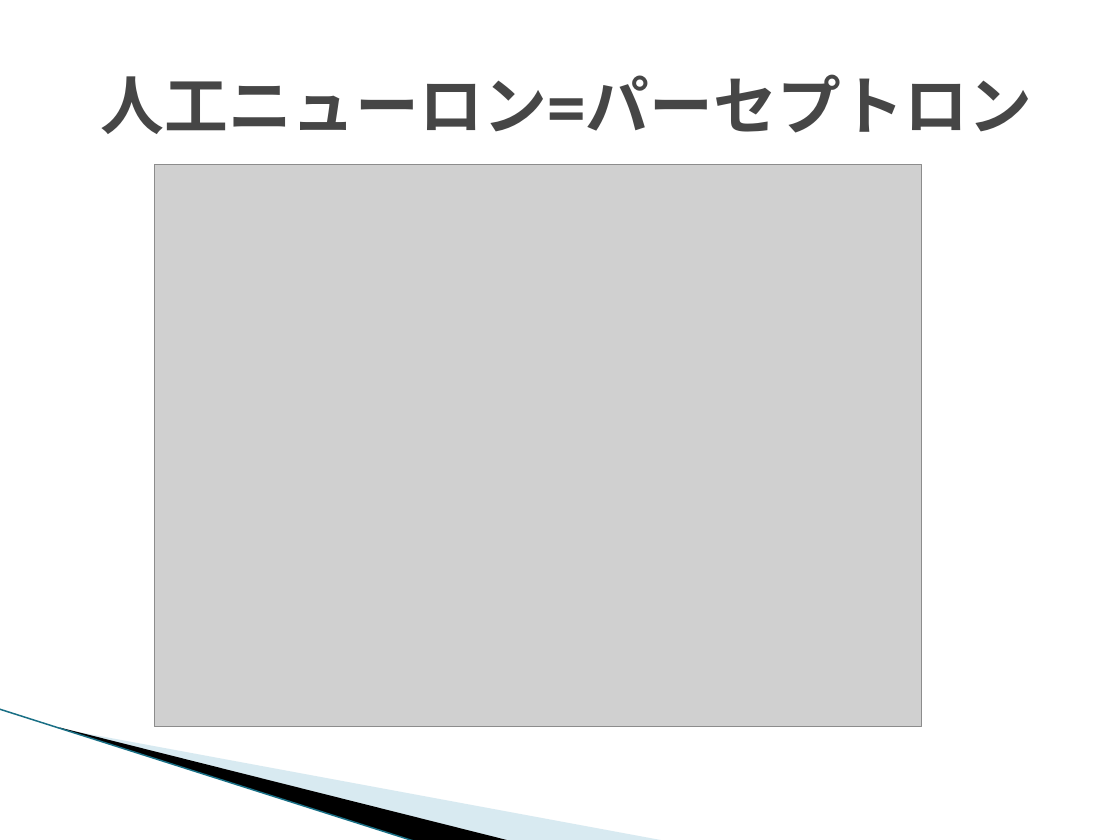
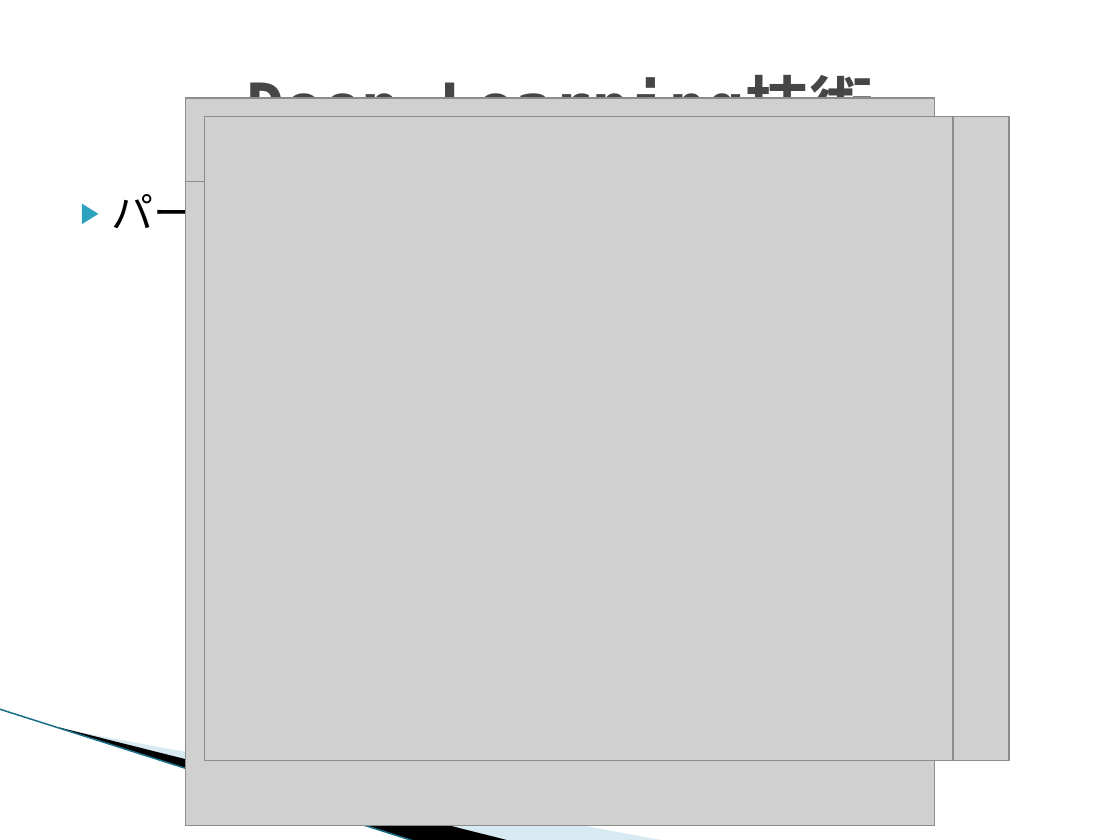
Before and after one commit to aaaakkkkiii/deeplearning, a slide deck: slide 21 of ディープラーニング.pptx (slide 12 before the commit). Drawn at 1120x840 pixels with LibreOffice and Linux fonts; fonts in the diff are those of the drawing; grey boxes stand for pictures; background and template pictures are left out. Boxes give left, top, right and bottom in pixels: in the first picture for what was removed or moved away, otherwise in the second. Text is boxed around its words. In the diff, an @@ line names an element or a change of style, - is before the commit and + after.

```diff
--- a/ディープラーニング.pptx
+++ b/ディープラーニング.pptx
@@ title at (246, 77, 873, 117): text changed @@
-人工ニューロン=パーセプトロン
+Deep Learning技術
@@ picture: place and size @@
-picture at (155, 165, 922, 727)
+picture at (186, 99, 935, 743)
@@ picture added at (204, 116, 953, 760) @@
@@ picture added at (260, 116, 1009, 760) @@
@@ text added at (112, 186, 406, 239), 27 pt, text #000000 @@
+▶ パーセプトロン
@@ picture added at (186, 181, 935, 825) @@
```
Also in this commit, not shown: 3 other slides changed, 1 slide added, 1 slide removed.
